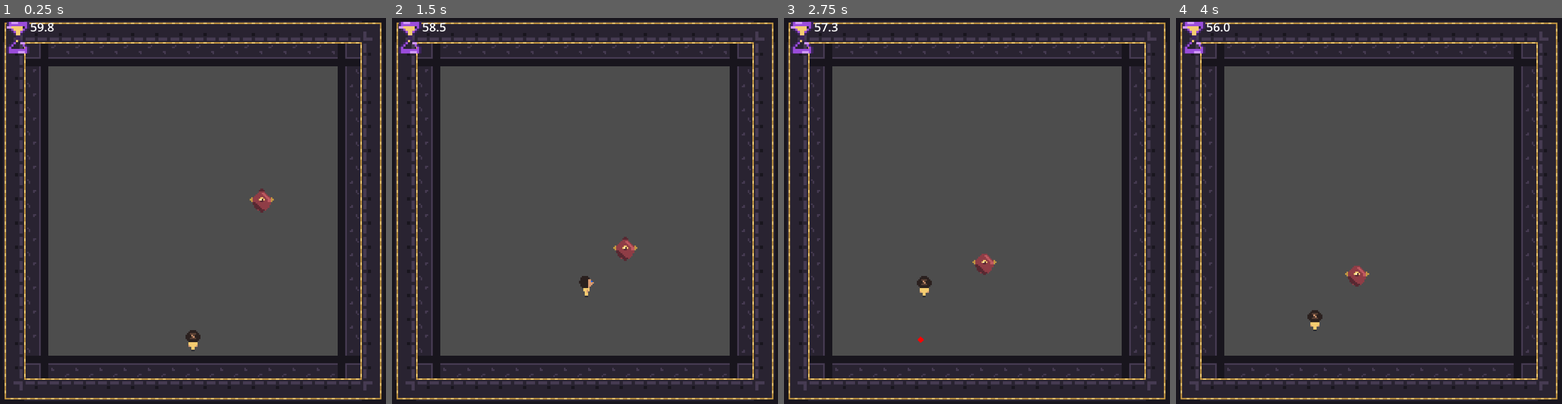
Above: before the commit, frames 1-4 (left to right).
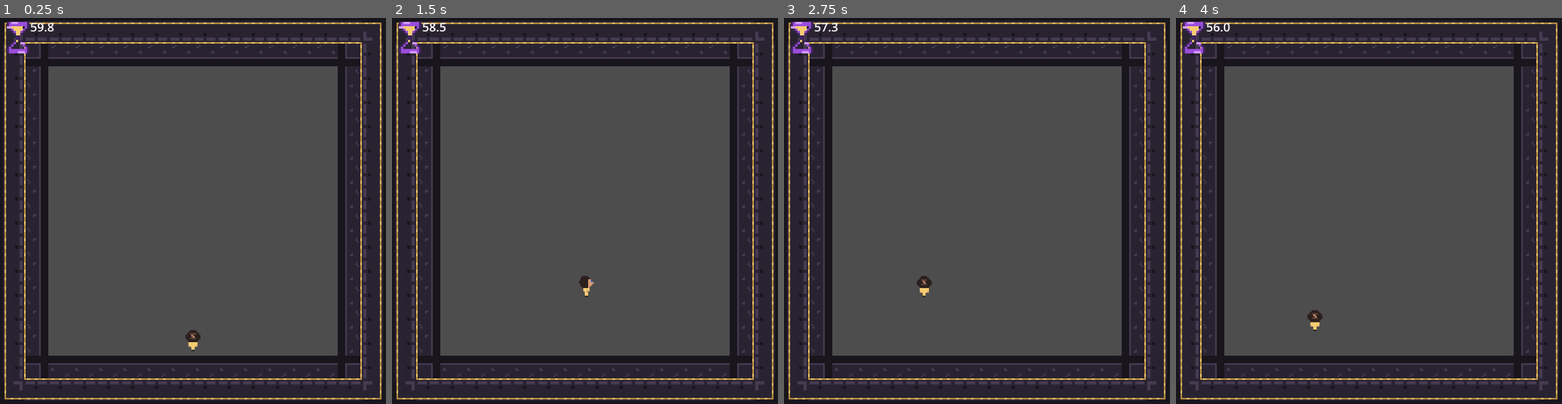
Above: after the commit, the same moments.

Repository: jmurray37/DMIT-2511_OneMinuteMore
Game: Godot game, scene res://Scenes/game.tscn
The game is run twice, just before and just after one commit, with the same random seed, the same clock (stepped at 60 frames per second) and the same inputs.
Inputs (mouse positions are in pixels of both pictures, inside the frame that each line leads up to):
- Up to frame 1 (0.25 s): no input
- Up to frame 2 (1.5 s): tap Enter at 0.5 s; move the mouse to (565, 288) at 0.52 s; hold W (move_up) 0.53-1.25 s; tap R at 0.6 s; click (565, 288) at 0.67 s; drag from (700, 268) to (569, 288) at 1.27 s
- Up to frame 3 (2.75 s): move the mouse to (861, 153) at 2.02 s; hold A (move_left) from 2.03 s (still down); tap R at 2.1 s
- Up to frame 4 (4 s): release A (move_left) at 2.75 s; drag from (1388, 211) to (1311, 342) at 2.77 s; move the mouse to (1311, 114) at 3.52 s; hold S (move_down) from 3.53 s (still down); tap R at 3.6 s

The runs differ from the first frame. In frame 1, 0.2% of the frame differs, in the area x 64-71%, y 44-51%; in frame 2, 0.2%; in frame 3, 0.2%, in the area x 34-56%, y 61-85%; in frame 4, 0.2%.

Commit message:
Begun modular enemy spawning

Diff:
--- a/Scenes/game.tscn
+++ b/Scenes/game.tscn
@@ -20,7 +20,6 @@
 [ext_resource type="Texture2D" uid="uid://ihi16qncodfm" path="res://Assets/Sprites/Environment/Rooms/Inner_Wall_Corner.png" id="14_nb51f"]
 [ext_resource type="Texture2D" uid="uid://darb3skvfqsw0" path="res://Assets/Sprites/Environment/Rooms/Floor_Tile_TypeI.png" id="15_7t8sx"]
 [ext_resource type="Texture2D" uid="uid://cu47t68drist8" path="res://Assets/Sprites/Environment/Rooms/Floor_Tile_TypeC.png" id="15_nb51f"]
-[ext_resource type="PackedScene" uid="uid://c6jh20i3xfxn5" path="res://Scenes/Enemies/ranged_enemy.tscn" id="26_fkdbe"]
 
 [sub_resource type="AtlasTexture" id="AtlasTexture_h4fw4"]
 atlas = ExtResource("8_v158k")
@@ -378,6 +377,3 @@
 
 [node name="CollisionShape2D" type="CollisionShape2D" parent="Player/MeleeHitbox" unique_id=237845618]
 shape = SubResource("RectangleShape2D_1xhw0")
-
-[node name="RangedEnemy" parent="." unique_id=1242893249 instance=ExtResource("26_fkdbe")]
-position = Vector2(178, 112)
--- a/Scripts/enemy.gd
+++ b/Scripts/enemy.gd
@@ -9,6 +9,9 @@
 # Lets individual enemies be worth more or less
 # without breaking the health-based reward system.
 @export var time_reward_multiplier: float = 1.0
+
+# Used by the room spawner when building encounters.
+@export var encounter_cost: int = 1
 
 var current_health: int = 0
 var player: Node2D = null
Not shown, changed: addons/gator_sprite_studio/gss_recovery_metadata.cfg
